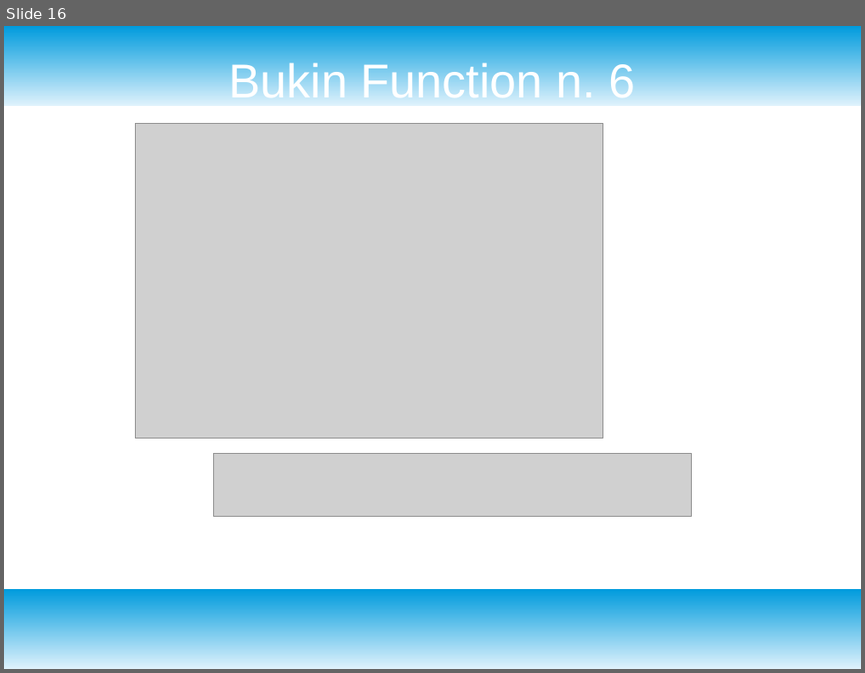
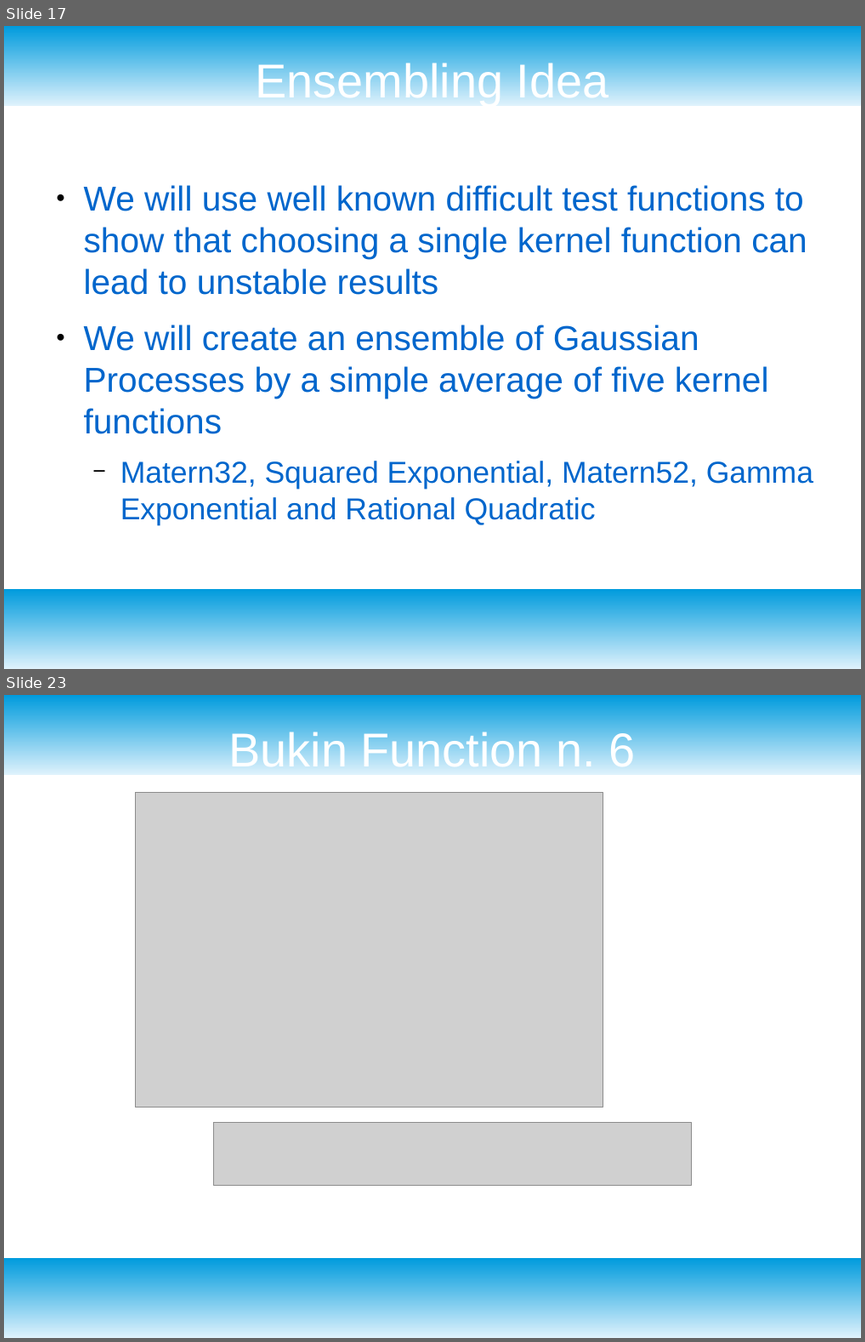
Before and after one commit to dataronio/ThinkfulCapstone, a slide deck: CapstoneDeck.odp. Shown one above the other, each under a label of ours: slide 16 before the commit, slides 17 and 23 after it; the slides between them are not shown. The pictures are 865x673 and 865x1342 pixels, drawn with LibreOffice and Linux fonts; fonts in the diff are those of the drawing; grey boxes stand for pictures. Boxes give left, top, right and bottom in pixels: in the first picture for what was removed or moved away, otherwise in the second. Text is boxed around its words. In the diff, an @@ line names an element or a change of style, - is before the commit and + after.

```diff
--- a/CapstoneDeck.odp
+++ b/CapstoneDeck.odp
@@ slide 17 added at bbox=[4, 26, 861, 669], background #FFFFFF; not listed: 2 template elements that a slide beside it also shows @@
@@ title added at bbox=[256, 60, 609, 106], 44 pt, text #FFFFFF @@
+Ensembling Idea
@@ text added at bbox=[84, 185, 813, 525], 32 pt, text #0066CC @@
+● We will use well known difficult test functions to show that choosing a single kernel function can lead to unstable results
+● We will create an ensemble of Gaussian Processes by a simple average of five kernel functions
+  − Matern32, Squared Exponential, Matern52, Gamma Exponential and Rational Quadratic
@@ what was slide 16 is now slide 23 @@
```
Also in this commit, not shown: 13 slides changed, 14 other slides added, 1 slide removed, 10 other files.
